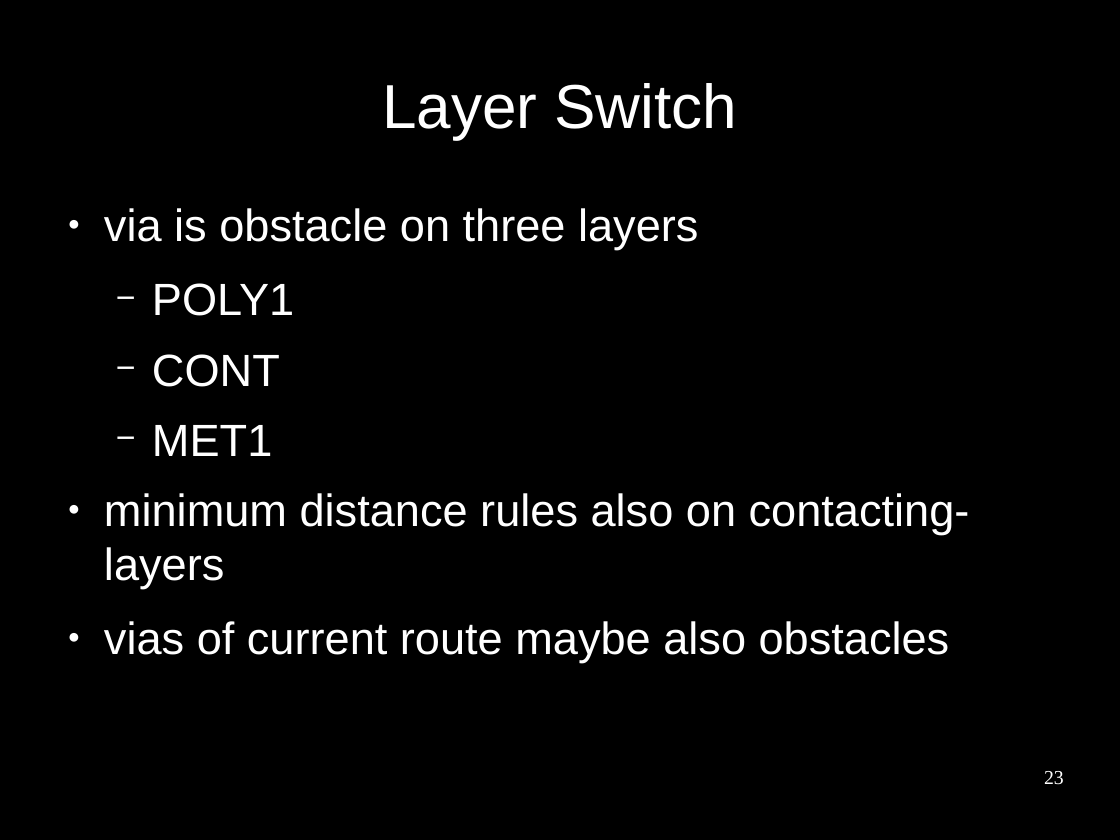
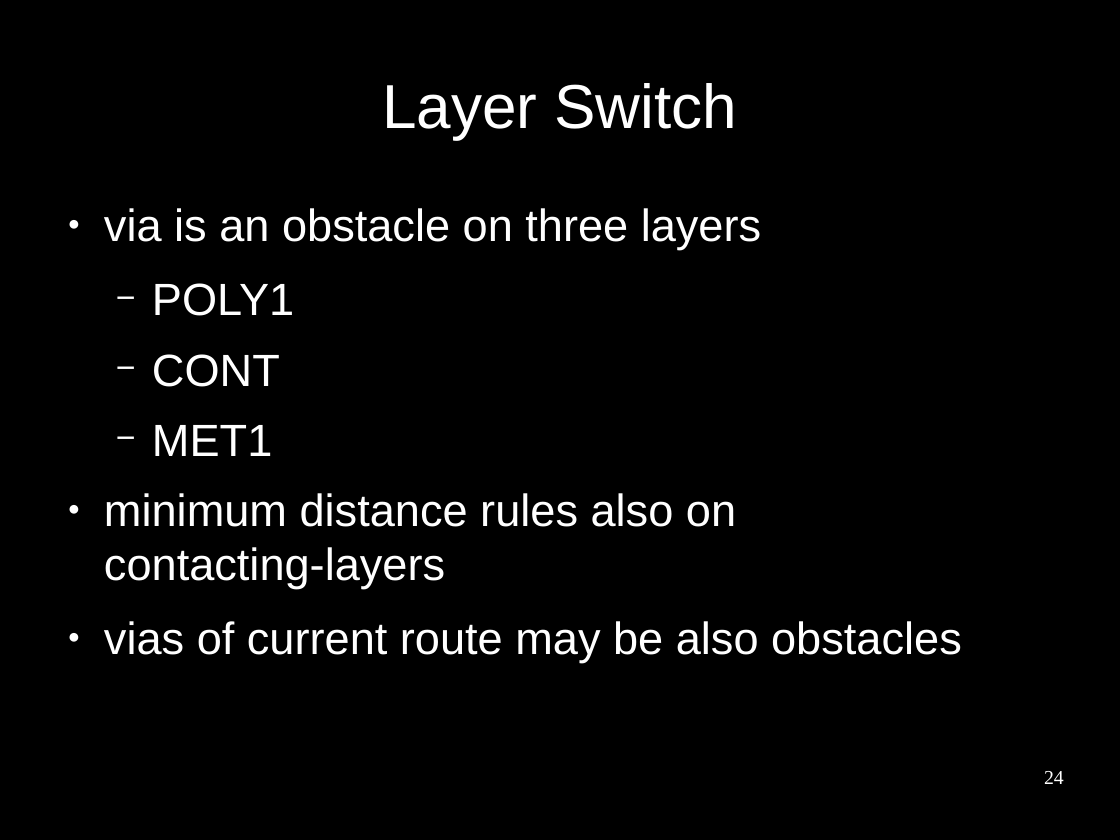
Before and after one commit to benediktibk/bachelorthesis, a slide deck: slide 24 of presentation.odp (slide 23 before the commit). Drawn at 1120x840 pixels with LibreOffice and Linux fonts; fonts in the diff are those of the drawing; background and template pictures are left out. Boxes give left, top, right and bottom in pixels: in the first picture for what was removed or moved away, otherwise in the second. Text is boxed around its words. In the diff, an @@ line names an element or a change of style, - is before the commit and + after.

```diff
--- a/presentation.odp
+++ b/presentation.odp
@@ text at (104, 208, 761, 250): text changed @@
-● via is obstacle on three layers
+● via is an obstacle on three layers
@@ text at (104, 621, 962, 663): spaces changed @@
-● vias of current route maybe also obstacles
+● vias of current route may be also obstacles
@@ page number at (1044, 771, 1064, 784): text changed @@
-23
+24
```
Also in this commit, not shown: 21 other slides changed, 2 slides added.
